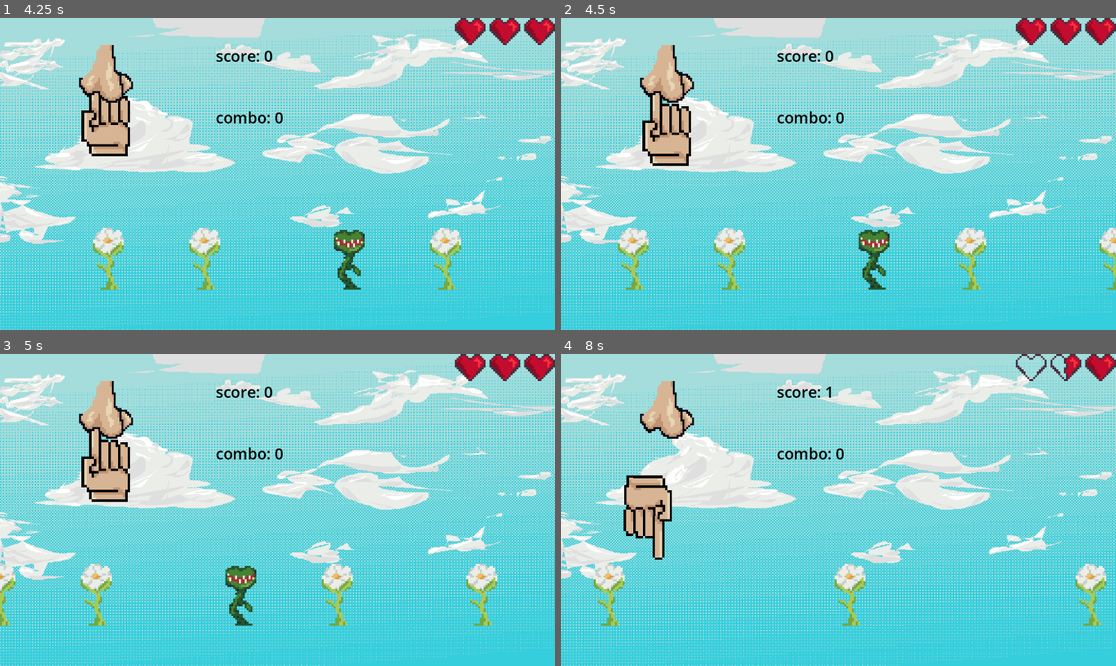
Above: before the commit, frames 1-4 (two rows, left to right).
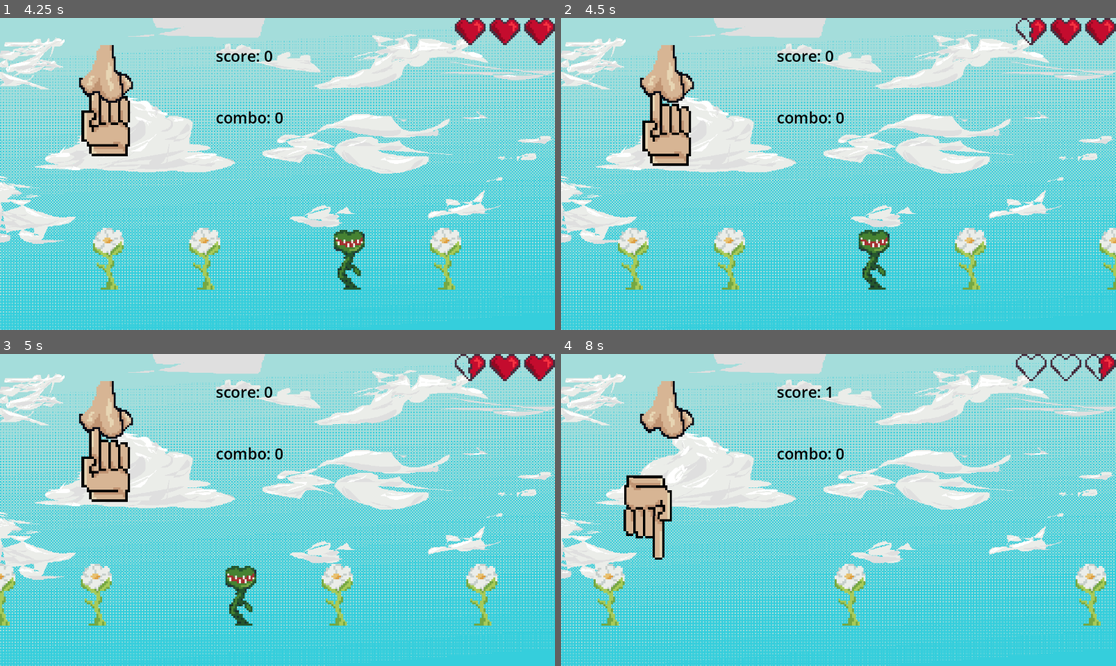
Above: after the commit, the same moments.

Repository: Lonely-Corner/SussexHackathon2026
Game: Godot game, scene res://Scenes/Main.tscn
Two runs of this game, one before a commit and one after it. Both use one fixed random seed, a clock stepped at 60 frames per second and the inputs below.
Inputs:
- Up to frame 1 (4.25 s): tap Enter (enter) at 0.5, 1.35, 3.6 s; hold Space (space) 0.53-1.28 s; tap Space (space) at 1.55, 2.85 s; hold Space (space) 2.03-2.78 s; hold Space (space) from 3.53 s (still down)
- Up to frame 2 (4.5 s): release Space (space) at 4.28 s; tap Space (space) at 4.35 s
- Up to frame 3 (5 s): no input
- Up to frame 4 (8 s): hold Space (space) 5.03-5.78 s; tap Enter (enter) at 5.85 s; tap Space (space) at 6.05, 7.35 s; hold Space (space) 6.53-7.28 s

Frame 1 is identical in both runs. In frame 2, 0.1% of the frame differs, in the area x 82-86%, y 0-9%; in frame 3, 0.1%; in frame 4, 0.3%, in the area x 90-98%, y 0-9%.

Commit message:
unpick debuff + fixes
Co-Authored-By: Immanuel Sounthonevichit <immansounthon@protonmail.com>

Diff:
--- a/Scripts/Nose.gd
+++ b/Scripts/Nose.gd
@@ -5,6 +5,8 @@
 
 @export var leak = false;
 @export var pickCondition = 0;
+
+@export var unpicked = 0;
 
 # Called when the node enters the scene tree for the first time.
 func _ready() -> void:
@@ -22,5 +24,6 @@
 		pickCondition = 0;
 	if finger.nosePicked:
 		leak = false;
+		unpicked = 0;
 		$Sprite2D2.set_visible(false)
 	pass
--- a/Scripts/Spawn.gd
+++ b/Scripts/Spawn.gd
@@ -26,6 +26,9 @@
 func _process(_delta: float) -> void:
 	heartsContainer.updateHearts(zone.currentHealth)
 
+	if zone.currentHealth == 0:
+		get_tree().quit()
+
 	for i in plant_instances:
 		i.position -= Vector2(speed, 0)
 	pass
--- a/Scripts/Zone.gd
+++ b/Scripts/Zone.gd
@@ -21,17 +21,21 @@
 		currentPlant = null
 
 func _process(_delta):
-	if currentPlant and Input.is_action_just_pressed("space"):
+	if currentPlant and !finger.toggled and Input.is_action_just_pressed("space"):
 		var result = currentPlant.score()
 
 		if result == 1:
 			if !finger.toggled:
 				combo += 1
-				score += (1 * finger.multiplier);
-				nose.pickCondition += 1;
+				if nose.unpicked < 3:
+					score += (1 * finger.multiplier);
+					nose.pickCondition += 1;
 		else:
 			currentHealth -= 2
 			combo = 0
+
+		if result != null:
+			nose.unpicked += 1;
 
 	$"../ComboCounter".text = "combo: " + str(combo)
 	$"../ScoreCounter".text = "score: " + str(score)
